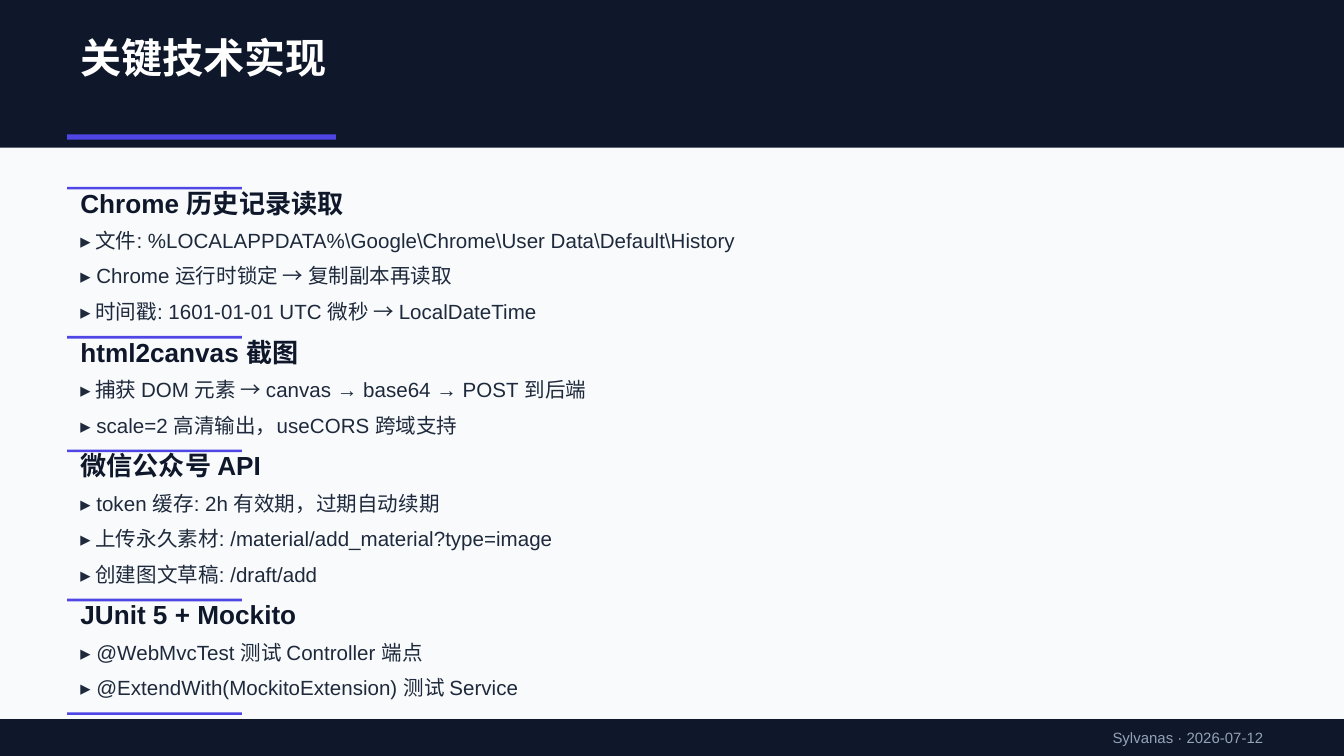
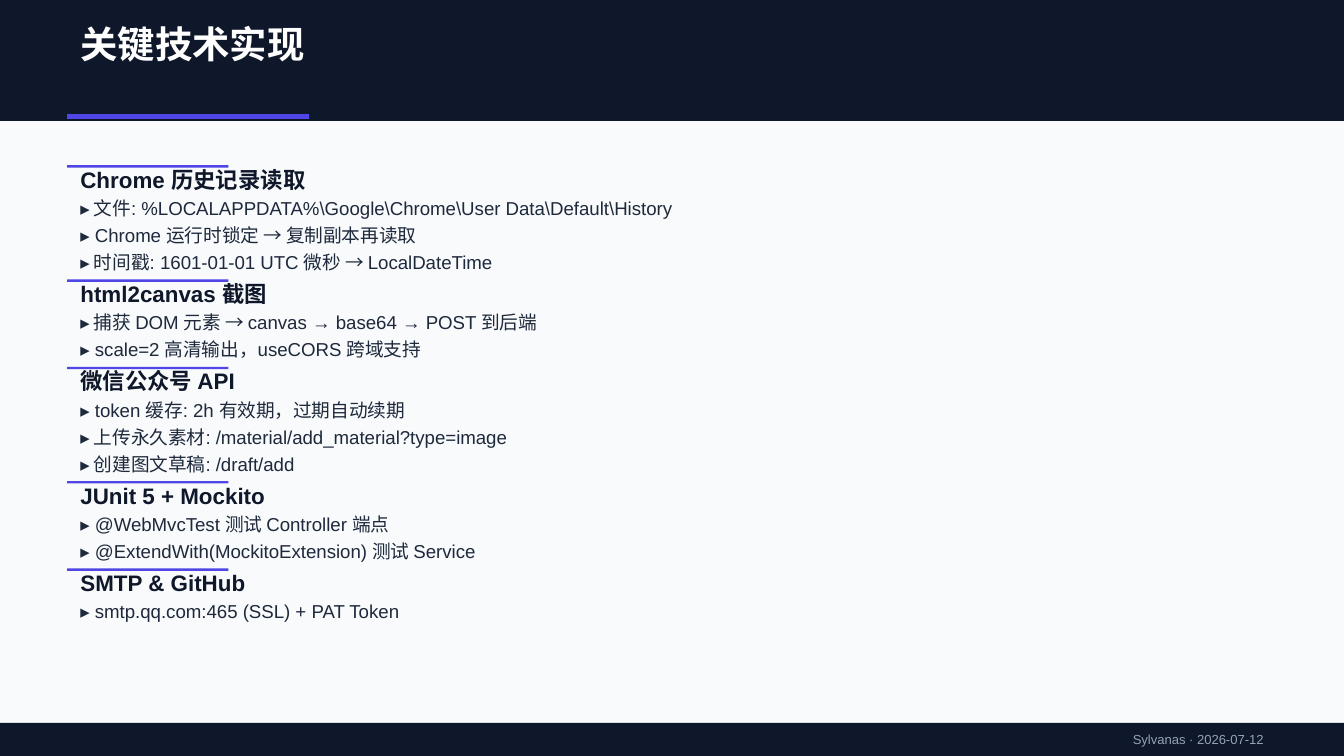
Before and after one commit to drudao/ForOpeanClaw, a slide deck: slide 8 of docs/项目演示.pptx. Drawn at 1344x756 pixels with LibreOffice and Linux fonts; fonts in the diff are those of the drawing. Boxes give left, top, right and bottom in pixels: in the first picture for what was removed or moved away, otherwise in the second. Text is boxed around its words. In the diff, an @@ line names an element or a change of style, - is before the commit and + after.

Commit message:
v2.0: html2canvas 截图发送到公众号 + 修复PPT溢出 + JUnit测试25用例覆盖 + 邮件发送

```diff
--- a/docs/项目演示.pptx
+++ b/docs/项目演示.pptx
@@ rectangle resized from (x1=0, y1=0, x2=1344, y2=148) to (x1=0, y1=0, x2=1344, y2=121) @@
@@ text "关键技术实现" moved from (x1=80, y1=37, x2=326, y2=77) to (x1=80, y1=26, x2=304, y2=62) @@
@@ text "关键技术实现" at (x1=80, y1=26, x2=304, y2=62): size 22 to 20 pt @@
@@ rectangle resized from (x1=67, y1=134, x2=336, y2=140) to (x1=67, y1=114, x2=309, y2=120) @@
@@ text "Chrome 历史记录读取" moved from (x1=80, y1=187, x2=344, y2=216) to (x1=80, y1=165, x2=305, y2=190) @@
@@ rectangle resized from (x1=67, y1=187, x2=242, y2=190) to (x1=67, y1=165, x2=228, y2=168) @@
@@ text "▸ 文件: %LOCALAPPDATA%\Google\Chrome\User Data\Default\History" moved from (x1=95, y1=231, x2=735, y2=253) to (x1=94, y1=199, x2=672, y2=219) @@
@@ text "▸ Chrome 运行时锁定 → 复制副本再读取" moved from (x1=96, y1=265, x2=452, y2=285) to (x1=95, y1=226, x2=416, y2=244) @@
@@ text "▸ 时间戳: 1601-01-01 UTC 微秒 ..." moved from (x1=95, y1=301, x2=537, y2=321) to (x1=94, y1=253, x2=492, y2=271) @@
@@ text "html2canvas 截图" moved from (x1=80, y1=335, x2=298, y2=369) to (x1=80, y1=280, x2=267, y2=308) @@
@@ rectangle resized from (x1=67, y1=336, x2=242, y2=339) to (x1=67, y1=280, x2=228, y2=282) @@
@@ text "▸ 捕获 DOM 元素 → ..." moved from (x1=95, y1=379, x2=586, y2=399) to (x1=94, y1=313, x2=537, y2=331) @@
@@ text "▸ scale=2 高清输出，useCORS 跨域支持" moved from (x1=96, y1=415, x2=457, y2=435) to (x1=95, y1=340, x2=421, y2=358) @@
@@ text "微信公众号 API" moved from (x1=80, y1=449, x2=261, y2=478) to (x1=80, y1=367, x2=234, y2=391) @@
@@ rectangle resized from (x1=67, y1=450, x2=242, y2=453) to (x1=67, y1=367, x2=228, y2=370) @@
@@ text "▸ token 缓存: 2h 有效期，过期自动续期" moved from (x1=96, y1=493, x2=440, y2=513) to (x1=95, y1=401, x2=405, y2=419) @@
@@ text "▸ 上传永久素材: /material/add_material?type=image" moved from (x1=95, y1=528, x2=552, y2=551) to (x1=94, y1=428, x2=507, y2=448) @@
@@ text "▸ 创建图文草稿: /draft/add" moved from (x1=95, y1=564, x2=317, y2=584) to (x1=94, y1=455, x2=295, y2=473) @@
@@ text "JUnit 5 + Mockito" moved from (x1=80, y1=605, x2=296, y2=625) to (x1=80, y1=487, x2=264, y2=505) @@
@@ rectangle resized from (x1=67, y1=599, x2=242, y2=602) to (x1=67, y1=481, x2=228, y2=484) @@
@@ text "▸ @WebMvcTest 测试 Controller 端点" moved from (x1=96, y1=642, x2=423, y2=663) to (x1=95, y1=515, x2=389, y2=534) @@
@@ text "▸ @ExtendWith(MockitoExtension) 测试 Service" moved from (x1=96, y1=678, x2=518, y2=700) to (x1=95, y1=542, x2=475, y2=562) @@
@@ size 14 to 12 pt in 5 elements at (x1=80, y1=165, x2=305, y2=190), (x1=80, y1=280, x2=267, y2=308), (x1=80, y1=367, x2=234, y2=391), (x1=80, y1=487, x2=264, y2=505), (x1=80, y1=574, x2=246, y2=592) @@
@@ text "SMTP & GitHub" moved from (x1=186, y1=717, x2=273, y2=719) to (x1=80, y1=574, x2=246, y2=592) @@
@@ rectangle resized from (x1=67, y1=712, x2=242, y2=715) to (x1=67, y1=569, x2=228, y2=571) @@
@@ size 11 to 10 pt in 11 elements at (x1=94, y1=199, x2=672, y2=219), (x1=95, y1=226, x2=416, y2=244), (x1=94, y1=253, x2=492, y2=271), (x1=94, y1=313, x2=537, y2=331), (x1=95, y1=340, x2=421, y2=358), (x1=95, y1=401, x2=405, y2=419), (x1=94, y1=428, x2=507, y2=448), (x1=94, y1=455, x2=295, y2=473), (x1=95, y1=515, x2=389, y2=534), (x1=95, y1=542, x2=475, y2=562), (x1=95, y1=604, x2=399, y2=622) @@
@@ text "▸ smtp.qq.com:465 (SSL) + PAT ..." moved from (x1=80, y1=717, x2=153, y2=719) to (x1=95, y1=604, x2=399, y2=622) @@
@@ rectangle resized from (x1=0, y1=719, x2=1344, y2=756) to (x1=0, y1=723, x2=1344, y2=755) @@
@@ text "Sylvanas · 2026-07-12" at (x1=1133, y1=734, x2=1264, y2=747): size 8 to 7 pt @@
```
Also in this commit, not shown: 10 other slides changed, 20 other files.
